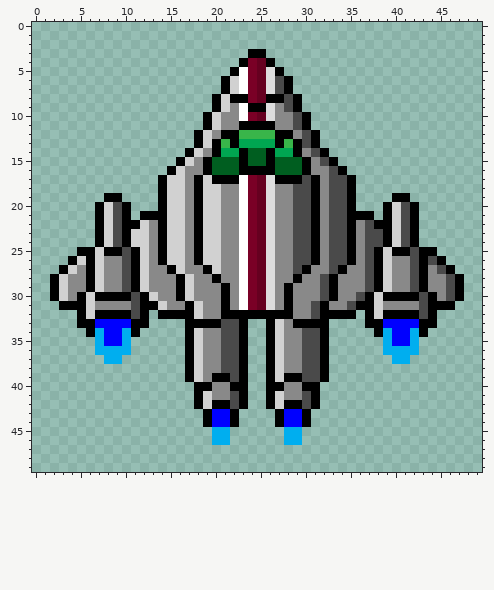
Two versions of one pixel-art sprite, images/spaceshipbaseengines.png. The picture above is the old version.
The file is 50x50 pixels.
The same view after the edit:
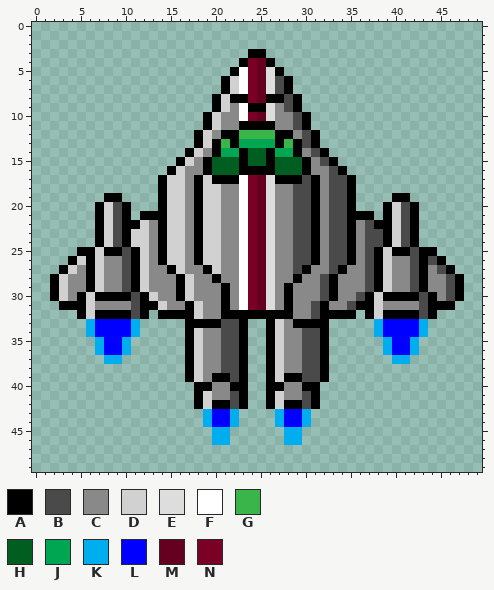
Palette (. is transparent): A #000000  B #4a4a4a  C #898989  D #d1d1d1  E #dddddd  F #ffffff  G #39b54a  H #005e20  J #00a651  K #00aeef  L #0000ff  M #660020  N #7a0026
Commit: Added background and engine graphics
Difference:
@@ x 0..49 @@
 32 .....ADAAAABA.AAAADCCAAAAAAAACCBAAAA.ADAAAABA.....
-33 .....AALLLLAA....AAAABBA..ADCAAAA....AALLLLAA.....
-34 ......AKLLKA.....ADCCBBA..ADCCBBA.....AKLLKA......
+33 ......KLLLLK.....AAAABBA..ADCAAAA.....KLLLLK......
+34 ......KLLLLK.....ADCCBBA..ADCCBBA.....KLLLLK......
 35 .......KLLK......ADCCBBA..ADCCBBA......KLLK.......
-36 .......KKKK......ADCCBBA..ADCCBBA......KKKK.......
+36 .......KLLK......ADCCBBA..ADCCBBA......KLLK.......
 37 ........KK.......ADCCBBA..ADCCBBA.......KK........
@@ x 17..32 @@
 42 .ADAABA..ADAABA.
-43 ..ALLA....ALLA..
-44 ..ALLA....ALLA..
+43 ..KLLK....KLLK..
+44 ..KLLK....KLLK..
 45 ...KK......KK...
Pixel boxes of the changes (left, top, right, bottom) in both pictures:
changed: (77, 319, 149, 355)
changed: (365, 319, 437, 355)
changed: (203, 409, 239, 427)
changed: (275, 409, 311, 427)
